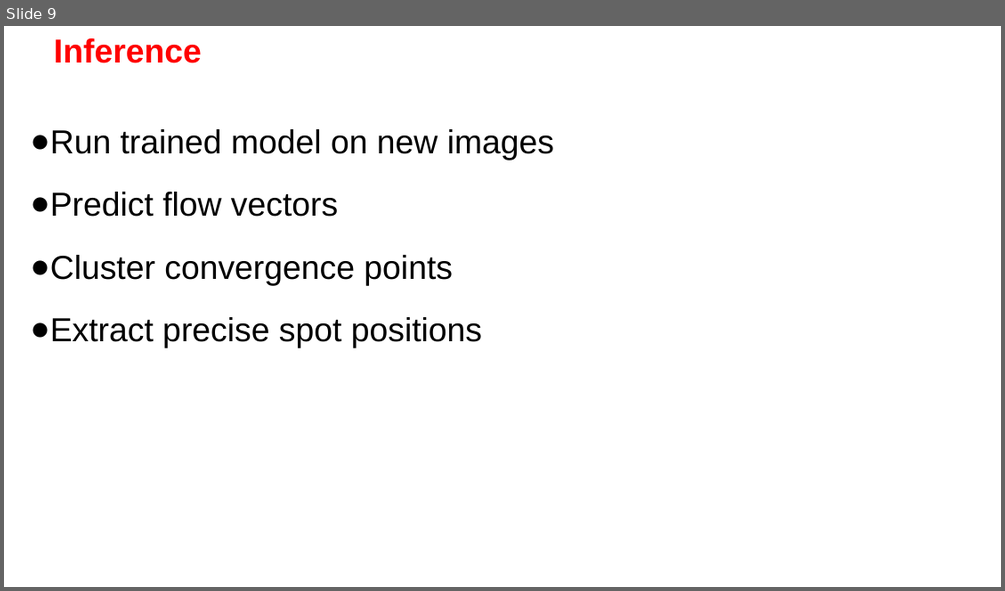
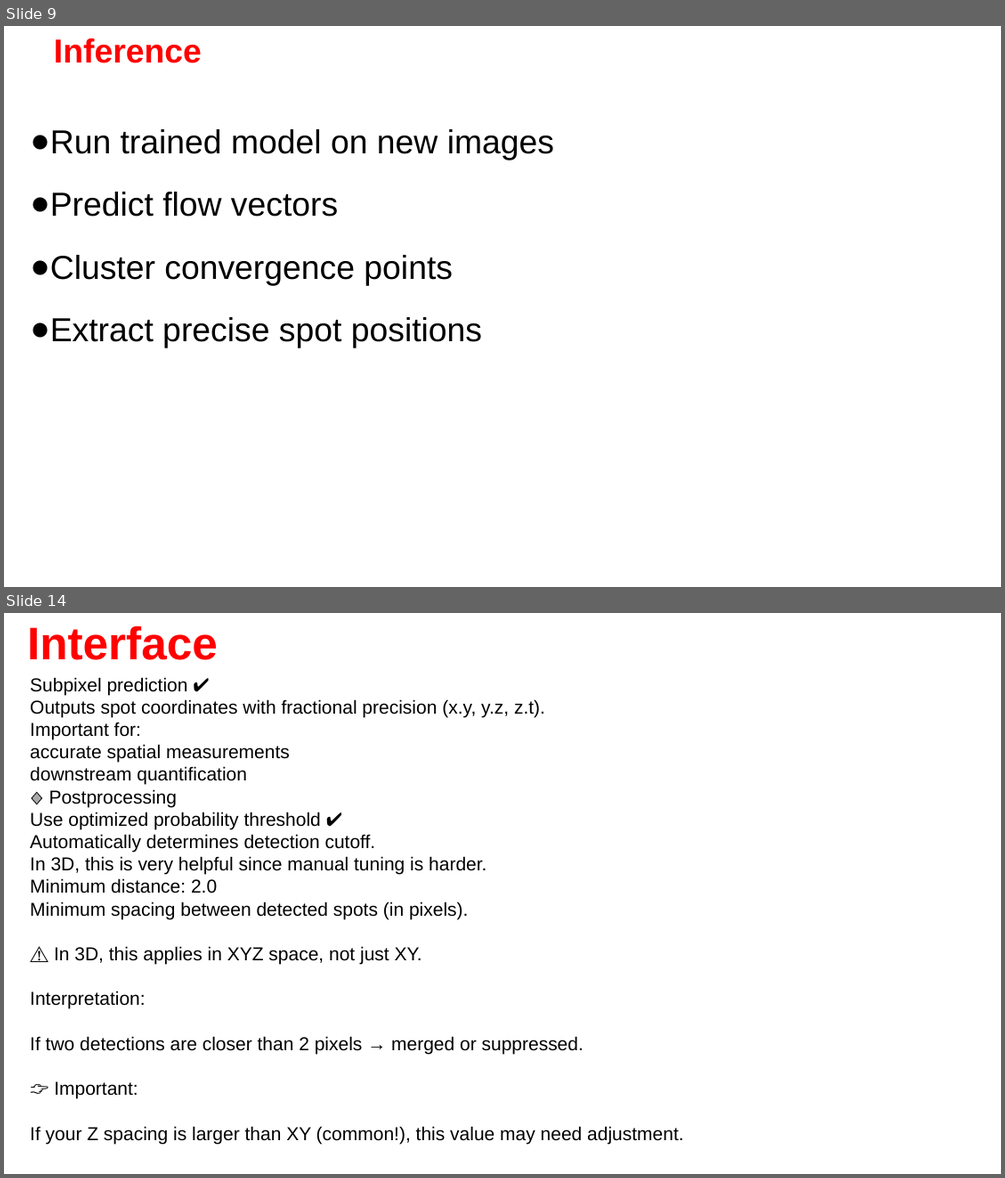
Before and after one commit to Nahuel88Ar/Lysosomes, a slide deck: SPOTIFLOW.pptx. Shown one above the other, each under a label of ours: slide 9 before the commit, slides 9 and 14 after it; the slides between them are not shown. The pictures are 1005x591 and 1005x1178 pixels, drawn with LibreOffice and Linux fonts; fonts in the diff are those of the drawing; background and template pictures are left out. Boxes give left, top, right and bottom in pixels: in the first picture for what was removed or moved away, otherwise in the second. Text is boxed around its words. In the diff, an @@ line names an element or a change of style, - is before the commit and + after.

```diff
--- a/SPOTIFLOW.pptx
+++ b/SPOTIFLOW.pptx
@@ slide 14 added at <box>4,613,1001,1174</box>, background picture (left out) @@
@@ text added at <box>27,625,218,660</box>, 44 pt, text #FF0000, bold @@
+Interface
@@ text added at <box>30,677,684,1143</box>, 18 pt, text #000000 @@
+Subpixel prediction ✔
+Outputs spot coordinates with fractional precision (x.y, y.z, z.t).
+Important for:
+accurate spatial measurements
+downstream quantification
+🔹 Postprocessing
+Use optimized probability threshold ✔
+Automatically determines detection cutoff.
+In 3D, this is very helpful since manual tuning is harder.
+Minimum distance: 2.0
+Minimum spacing between detected spots (in pixels).
+⚠️ In 3D, this applies in XYZ space, not just XY.
+Interpretation:
+If two detections are closer than 2 pixels → merged or suppressed.
+👉 Important:
+If your Z spacing is larger than XY (common!), this value may need adjustment.
```
Also in this commit, not shown: 1 slide changed, 9 other slides added, 7 slides removed.
